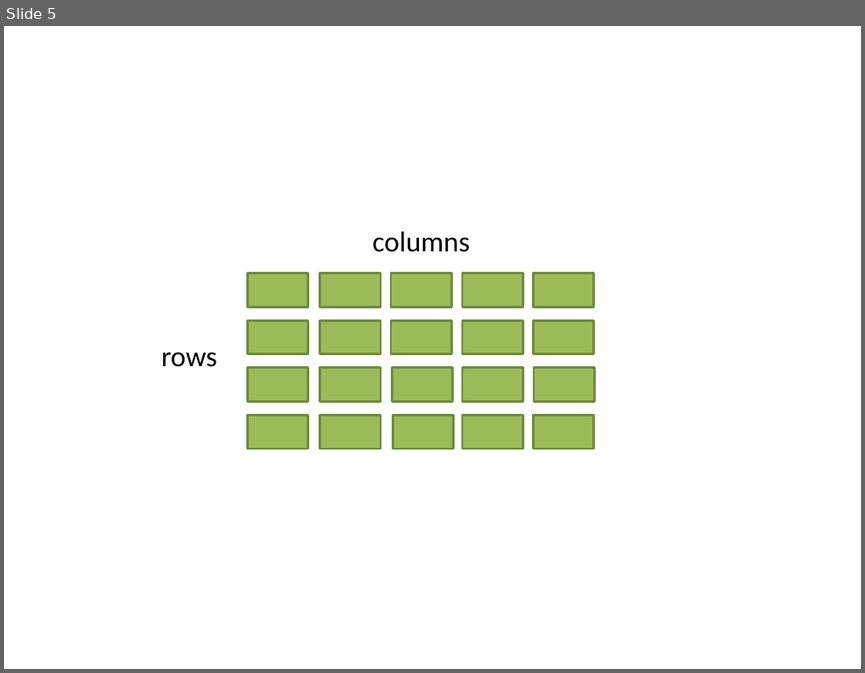
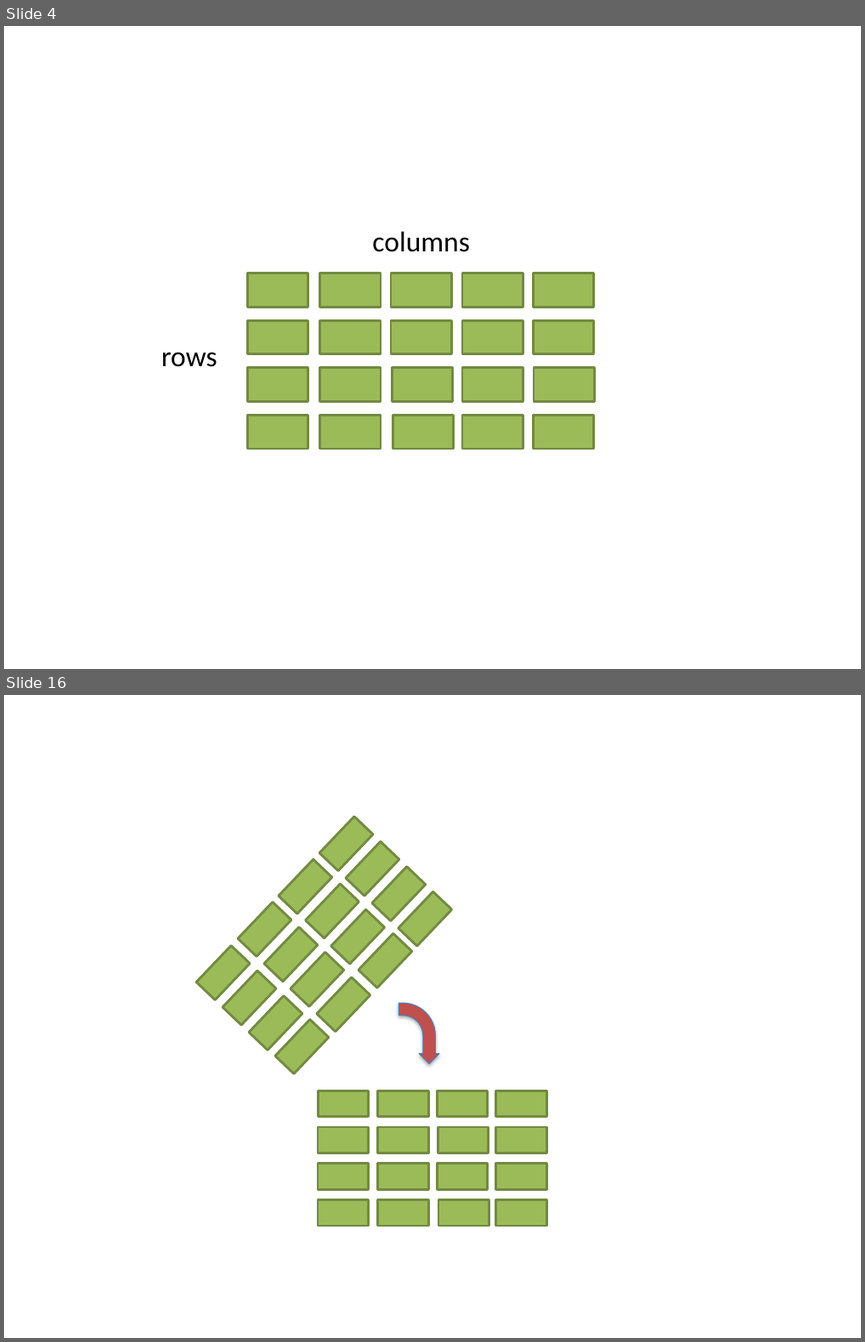
Before and after one commit to dboyliao/MLDM_RBasic, a slide deck: appendix/genImagesExamples.pptx. Shown one above the other, each under a label of ours: slide 5 before the commit, slides 4 and 16 after it; the slides between them are not shown. The pictures are 865x673 and 865x1342 pixels, drawn with LibreOffice and Linux fonts; fonts in the diff are those of the drawing. Boxes give left, top, right and bottom in pixels: in the first picture for what was removed or moved away, otherwise in the second. Text is boxed around its words. In the diff, an @@ line names an element or a change of style, - is before the commit and + after.

```diff
--- a/appendix/genImagesExamples.pptx
+++ b/appendix/genImagesExamples.pptx
@@ slide 16 added at box(4, 695, 861, 1338), background #FFFFFF @@
@@ group added at box(196, 816, 452, 1073): 16 rectangles @@
@@ bent arrow added at box(399, 1003, 439, 1063), fill #C0504D, outline #4B7EBC 0.75 pt @@
@@ group added at box(318, 1091, 546, 1225): 16 rectangles @@
@@ what was slide 5 is now slide 4 @@
```
Also in this commit, not shown: 12 other slides added, 1 slide removed, 18 other files.
